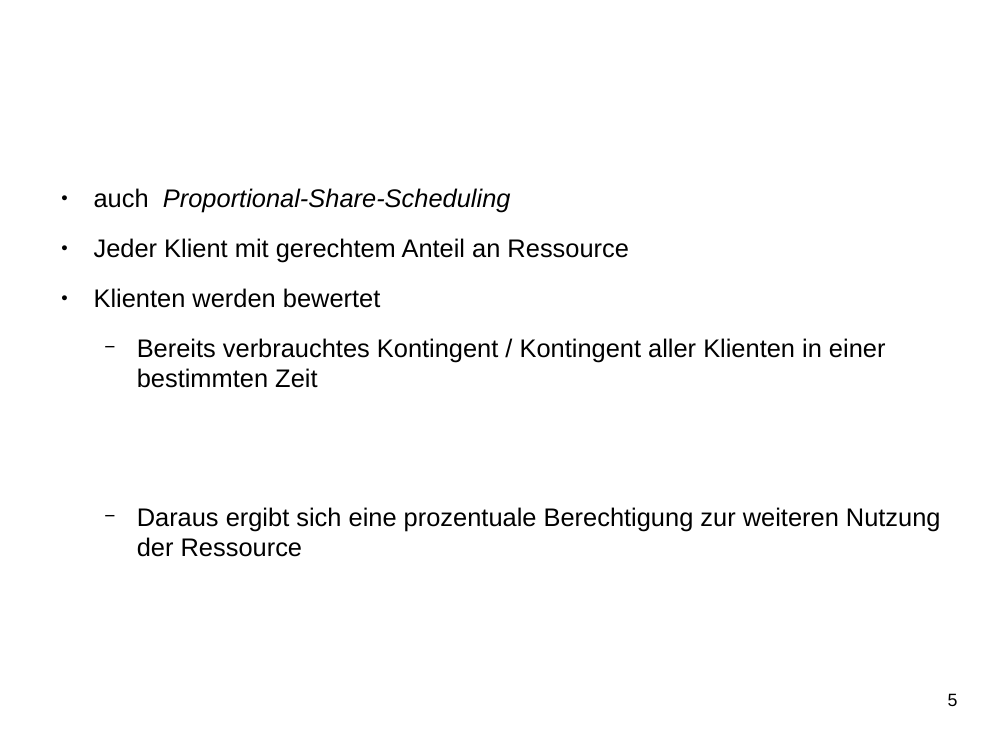
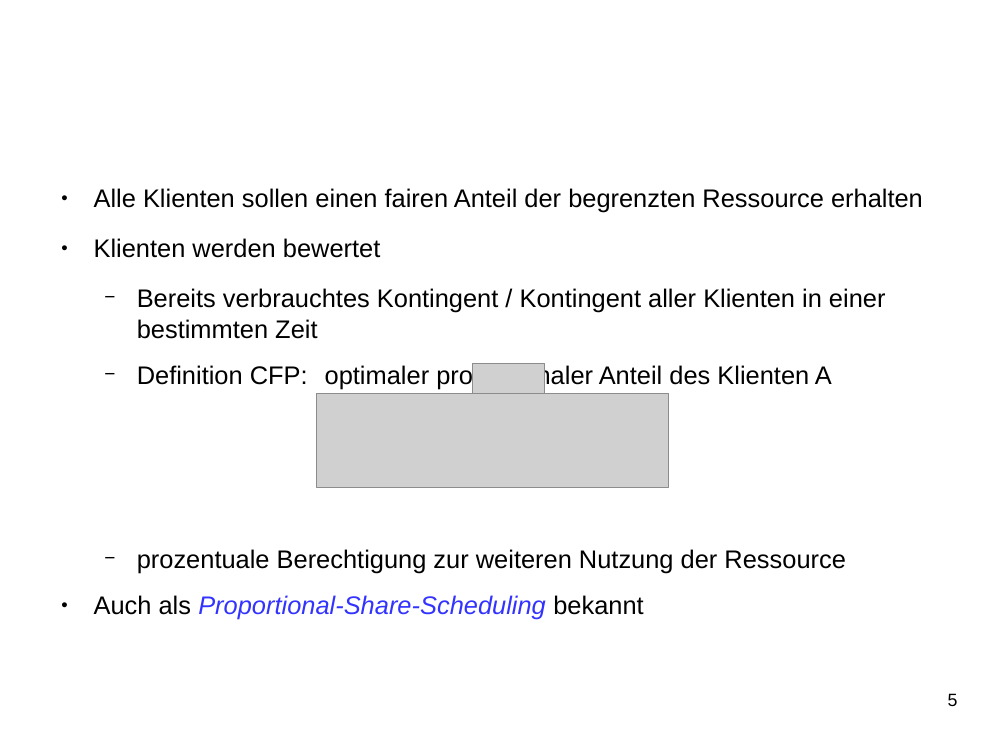
Before and after one commit to SeminararbeitCFS/main, a slide deck: slide 5 of vortrag/vortrag_CFS.odp. Drawn at 1008x756 pixels with LibreOffice and Linux fonts; fonts in the diff are those of the drawing; grey boxes stand for pictures; background and template pictures are left out. Boxes give left, top, right and bottom in pixels: in the first picture for what was removed or moved away, otherwise in the second. Text is boxed around its words. In the diff, an @@ line names an element or a change of style, - is before the commit and + after.

```diff
--- a/vortrag/vortrag_CFS.odp
+++ b/vortrag/vortrag_CFS.odp
@@ text at (94, 188, 923, 213): text changed @@
-● auch Proportional-Share-Scheduling
-● Jeder Klient mit gerechtem Anteil an Ressource
+● Alle Klienten sollen einen fairen Anteil der begrenzten Ressource erhalten
@@ text at (94, 363, 846, 619): text changed @@
-  − Daraus ergibt sich eine prozentuale Berechtigung zur weiteren Nutzung der Ressource
+  − Definition CFP: optimaler proportionaler Anteil des Klienten A
+  − prozentuale Berechtigung zur weiteren Nutzung der Ressource
+● Auch als Proportional-Share-Scheduling bekannt
@@ picture added at (473, 363, 545, 399) @@
@@ picture added at (316, 393, 669, 488) @@
```
Also in this commit, not shown: 5 other slides changed, 2 slides added, 3 slides removed.
